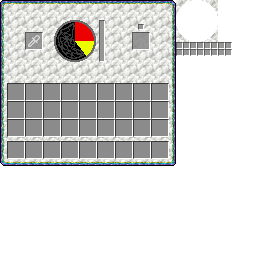
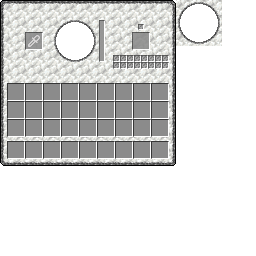
Layered file, before and after one edit (256x256). Changes by layer:
renamed "color_selection_small" to "Eingefügte Ebene #1", moved it above "energy_storage", painted on it over bbox(54, 0, 222, 62)
moved "energy_storage" above "border", painted on it over bbox(54, 20, 96, 62)
renamed "border_t3" to "border", painted on it over bbox(1, 1, 175, 165)
hid "color_selection-Kopie", painted on it over bbox(176, 42, 232, 56)
showed "color_selection", painted on it over bbox(113, 25, 169, 69)
painted on "Hintergrund" over bbox(176, 0, 218, 42)
